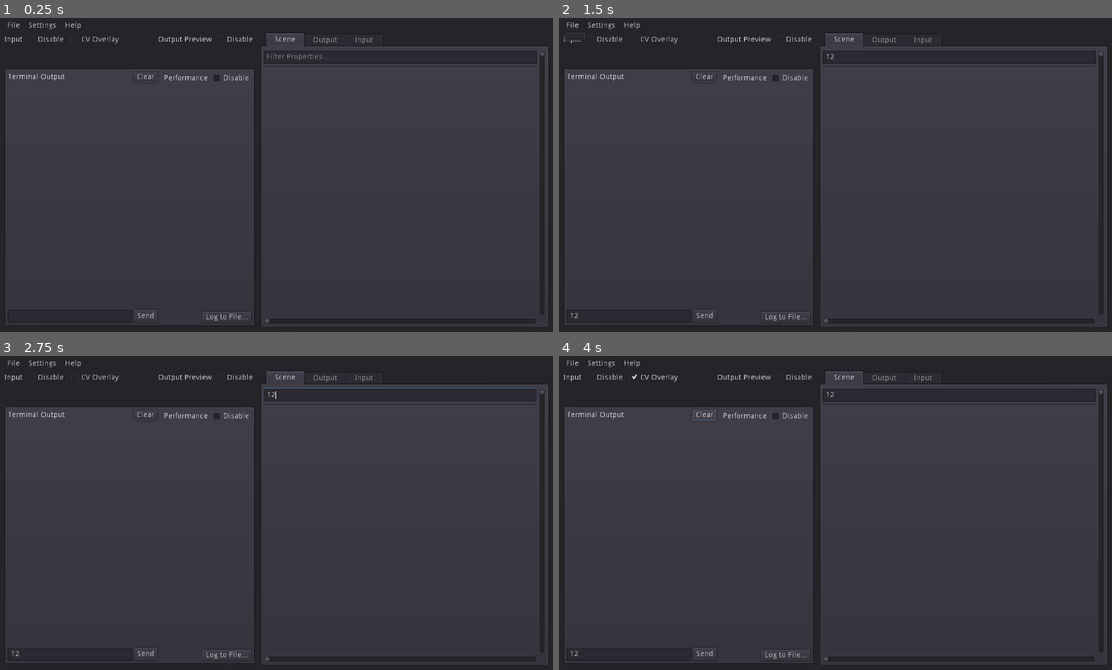
Above: before the commit, frames 1-4 (two rows, left to right).
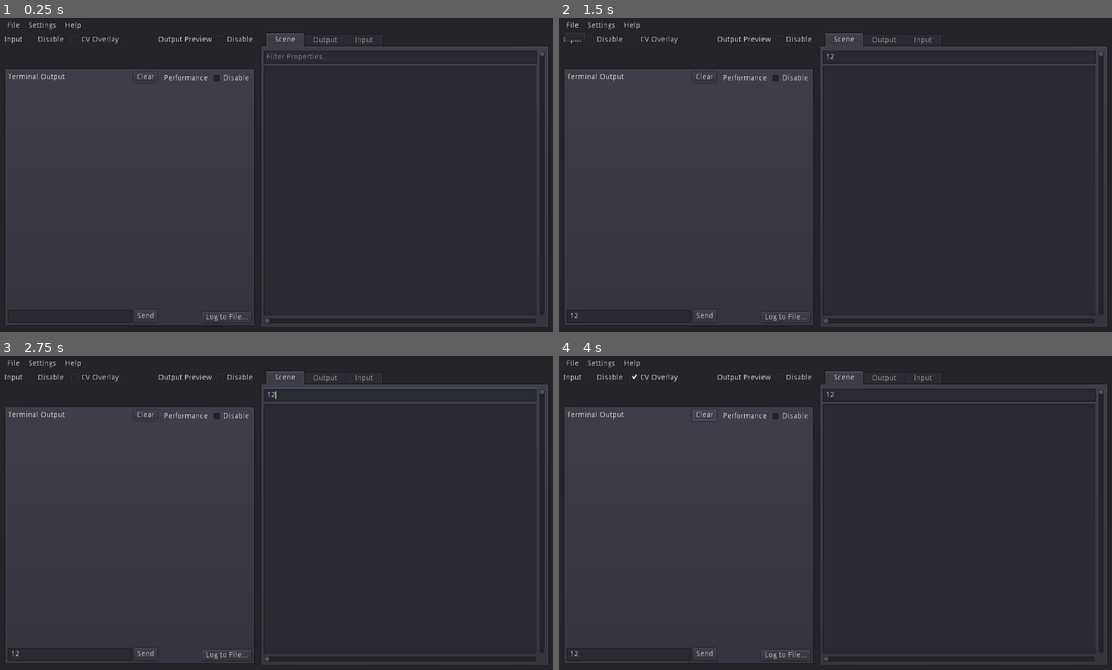
Above: after the commit, the same moments.

Repository: l1npengtul/open2dholo
Game: Godot game, scene res://Open2DH.tscn
The game is run twice, just before and just after one commit, with the same random seed, the same clock (stepped at 60 frames per second) and the same inputs.
Inputs (mouse positions are in pixels of both pictures, inside the frame that each line leads up to):
- Up to frame 1 (0.25 s): no input
- Up to frame 2 (1.5 s): click (630, 316) at 0.52 s; type "12" at 0.6 s; click (957, 55) at 0.75 s; type "12" at 0.83 s; click "File" at 1.25 s
- Up to frame 3 (2.75 s): click "Disable" at 2 s
- Up to frame 4 (4 s): click "CV Overlay" at 2.75 s; click "Clear" at 3.5 s

The runs differ from the first frame. In frame 1, 0.2% of the frame differs, in the area x 47-97%, y 15-95%; in frame 2, 0.2%; in frame 3, 0.2%; in frame 4, 0.2%.

Commit message:
start construct tree

Diff:
--- a/Open2DH.tscn
+++ b/Open2DH.tscn
@@ -343,7 +343,9 @@
 [node name="Tree" type="Tree" parent="Open2GHMainUINode/Panel/VBoxContainer/HSplitContainer/TabContainer/Scene/Grid/VBoxContainer"]
 margin_top = 28.0
 margin_right = 502.0
-margin_bottom = 29.0
+margin_bottom = 489.0
+size_flags_horizontal = 3
+size_flags_vertical = 3
 
 [node name="VScrollBar" type="VScrollBar" parent="Open2GHMainUINode/Panel/VBoxContainer/HSplitContainer/TabContainer/Scene/Grid"]
 margin_left = 506.0
Not shown, added: open2dh_lib.gdnlib
Not shown, changed: src/model_tree_edit.rs
Not shown, changed: src/open2dhctrl.rs
